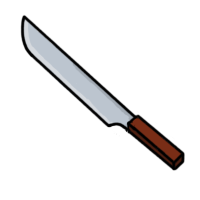
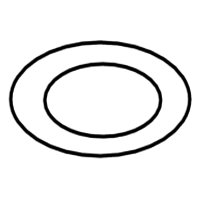
Comparing the layer stacks of the two 200×200 images. Changes:
pixels changed over [8, 14, 192, 171] (layer not identified)
